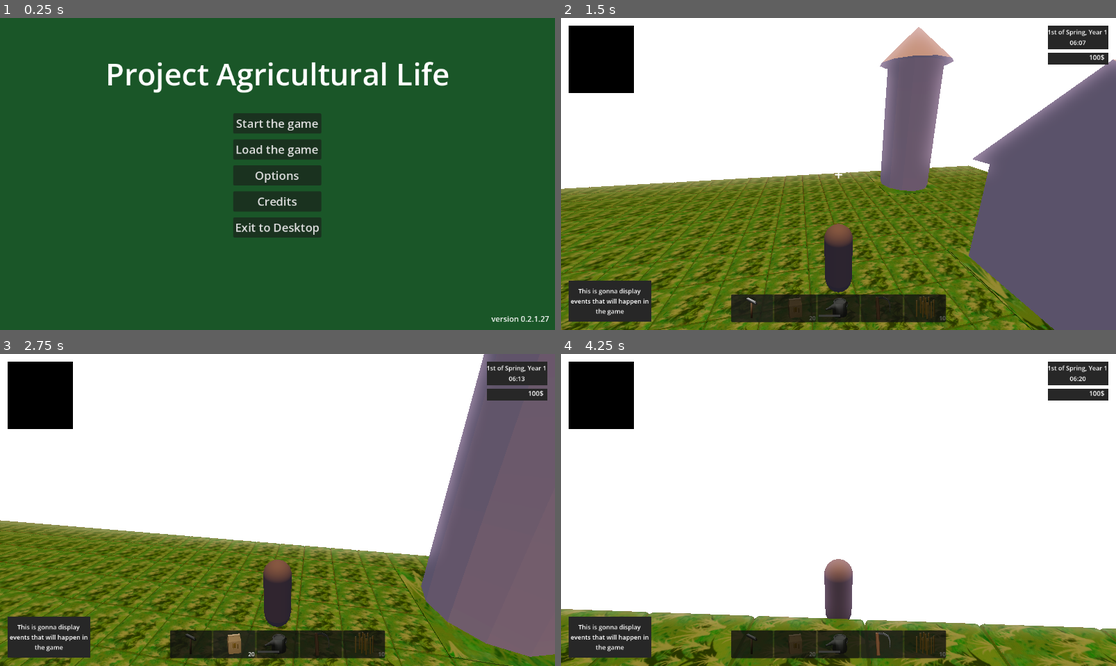
Above: before the commit, frames 1-4 (two rows, left to right).
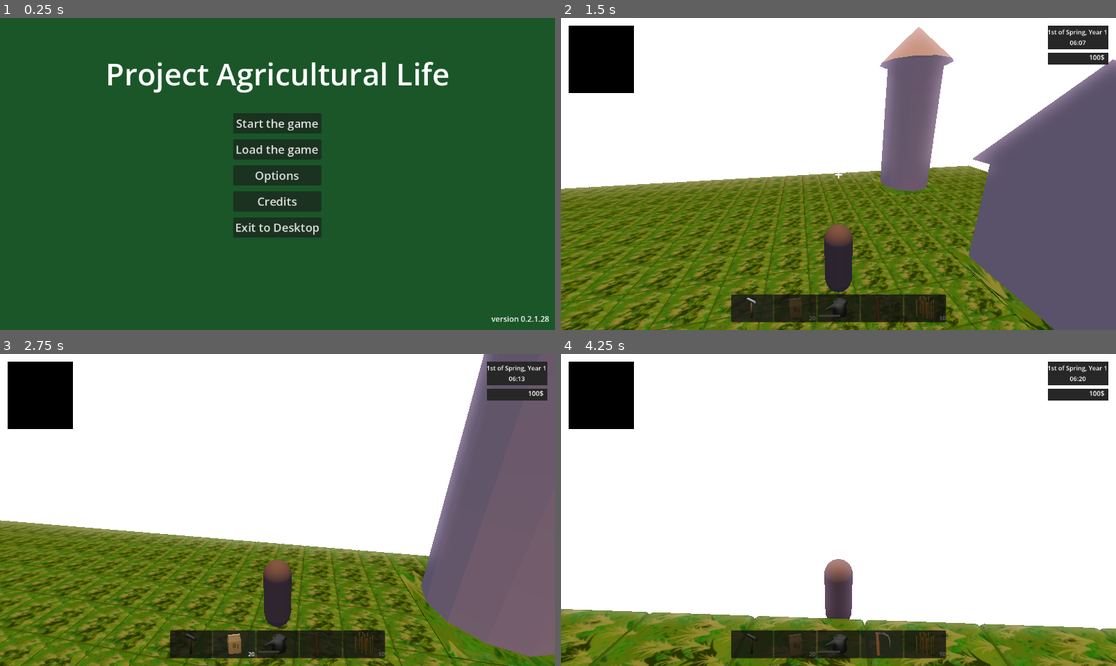
Above: after the commit, the same moments.

Repository: MatGalos/project-agriculural-life
Game: Godot game, scene res://Scenes/UIs/Menus/LaunchMenu/MainMenu.tscn
Same seed, same stepped clock (60 frames per second), same inputs: the game is played once before the commit and once after it.
Inputs (mouse positions are in pixels of both pictures, inside the frame that each line leads up to):
- Up to frame 1 (0.25 s): no input
- Up to frame 2 (1.5 s): click "Start the game" at 0.5 s; tap Enter at 1.25 s; move the mouse to (866, 174) at 1.27 s; hold W (move_forward) from 1.28 s (still down); tap 1 (hotbar_slot_1) at 1.35 s; click (866, 174) at 1.42 s
- Up to frame 3 (2.75 s): keep holding W (move_forward); move the mouse to (249, 510) at 2.02 s; tap 2 (hotbar_slot_2) at 2.1 s
- Up to frame 4 (4.25 s): keep holding W (move_forward); move the mouse to (849, 503) at 2.77 s; tap 3 (hotbar_slot_3) at 2.85 s; move the mouse to (832, 516) at 3.52 s; tap 4 (hotbar_slot_4) at 3.6 s; click (832, 516) at 3.67 s

The runs differ from the first frame. In frame 1, less than 0.1% of the frame differs, in the area x 98-99%, y 95-98%; in frame 2, 2.0%, in the area x 1-17%, y 84-98%; in frame 3, 2.0%; in frame 4, 2.0%.

Commit message:
Implemented backend for seasons

Diff:
--- a/Scenes/UIs/PlayerHUD/player_hud.tscn
+++ b/Scenes/UIs/PlayerHUD/player_hud.tscn
@@ -91,6 +91,7 @@
 metadata/_edit_use_anchors_ = true
 
 [node name="EventController" type="Control" parent="Root" unique_id=251260563]
+visible = false
 layout_mode = 1
 anchors_preset = 2
 anchor_top = 1.0
@@ -115,7 +116,6 @@
 anchor_bottom = 1.0
 grow_horizontal = 2
 grow_vertical = 2
-text = "This is gonna display events that will happen in the game"
 horizontal_alignment = 1
 vertical_alignment = 1
 autowrap_mode = 2
--- a/Scripts/Farming/CropData.gd
+++ b/Scripts/Farming/CropData.gd
@@ -19,3 +19,10 @@
 @export var days_to_ready: int = 4
 
 @export var harvest_amount: int = 1
+
+@export var allowed_seasons: Array[SeasonData.Season] = [
+	SeasonData.Season.SPRING
+]
+
+func can_grow_in_current_season() -> bool:
+	return allowed_seasons.has(TimeManager.get_current_season())
--- a/Scripts/GameManagers/TimeManager.gd
+++ b/Scripts/GameManagers/TimeManager.gd
@@ -79,13 +79,13 @@
 func get_season_name() -> String:
 	match current_month:
 		1:
-			return "Spring"
+			return get_current_season_display_name()
 		2:
-			return "Summer"
+			return get_current_season_display_name()
 		3:
-			return "Autumn"
+			return get_current_season_display_name()
 		4:
-			return "Winter"
+			return get_current_season_display_name()
 		_:
 			return "Unknown"
 
@@ -125,3 +125,29 @@
 				suffix = "rd"
 
 	return "%d%s" % [current_day, suffix]
+
+func get_current_season() -> SeasonData.Season:
+	match current_month:
+		1:
+			return SeasonData.Season.SPRING
+		2:
+			return SeasonData.Season.SUMMER
+		3:
+			return SeasonData.Season.AUTUMN
+		4:
+			return SeasonData.Season.WINTER
+		_:
+			return SeasonData.Season.SPRING
+
+func get_current_season_display_name() -> String:
+	match get_current_season():
+		SeasonData.Season.SPRING:
+			return "Spring"
+		SeasonData.Season.SUMMER:
+			return "Summer"
+		SeasonData.Season.AUTUMN:
+			return "Autumn"
+		SeasonData.Season.WINTER:
+			return "Winter"
+		_:
+			return "Unknown"
--- a/Scripts/GameManagers/ToolManager.gd
+++ b/Scripts/GameManagers/ToolManager.gd
@@ -113,6 +113,15 @@
 	var crop_data := _get_crop_data_for_seed(seed_item)
 
 	if crop_data == null:
+		return
+
+	if not crop_data.can_grow_in_current_season():
+		var message := "Cannot plant %s in %s" % [
+			crop_data.display_name,
+			TimeManager.get_current_season_display_name()
+		]
+		print(message)
+		_show_hud_event_message(message)
 		return
 
 	if not player_inventory.has_item(seed_item, 1):
@@ -190,3 +199,9 @@
 	var hotbar_ui := get_tree().get_first_node_in_group("hotbar_ui")
 	if hotbar_ui and hotbar_ui.has_method("refresh"):
 		hotbar_ui.refresh()
+
+
+func _show_hud_event_message(message: String) -> void:
+	var player_hud := get_tree().get_first_node_in_group("player_hud")
+	if player_hud and player_hud.has_method("show_event_message"):
+		player_hud.show_event_message(message)
--- /dev/null
+++ b/Scripts/Time/SeasonData.gd
@@ -0,0 +1,9 @@
+extends Resource
+class_name SeasonData
+
+enum Season {
+	SPRING,
+	SUMMER,
+	AUTUMN,
+	WINTER
+}
--- a/Scripts/UIs/PlayerHUD/player_hud.gd
+++ b/Scripts/UIs/PlayerHUD/player_hud.gd
@@ -2,6 +2,7 @@
 class_name PlayerHUD
 
 const CROSSHAIR_SIZE := 40.0
+const EVENT_MESSAGE_DURATION := 7.0
 
 @export var player_inventory: InventoryData
 @export var hoe_item: ItemData
@@ -32,6 +33,8 @@
 @onready var phone_panel: Control = $Root/PhonePanel
 @onready var storage_panel: StoragePanel = $Root/StoragePanel
 
+var _event_message_version := 0
+
 func _ready() -> void:
 	_setup_starting_inventory()
 	TimeManager.time_changed.connect(_on_time_changed)
@@ -42,6 +45,7 @@
 	quick_inventory_controller.refresh()
 	phone_panel.visible = false
 	storage_panel.close()
+	_hide_event_message()
 	MoneyManager.money_changed.connect(_on_money_changed)
 	_update_money_ui()
 	_update_layout()
@@ -224,6 +228,26 @@
 func is_any_game_menu_open() -> bool:
 	return is_inventory_open() or is_phone_open() or is_storage_open()
 
+func show_event_message(message: String, duration: float = EVENT_MESSAGE_DURATION) -> void:
+	if message.is_empty():
+		_hide_event_message()
+		return
+
+	_event_message_version += 1
+	var current_version := _event_message_version
+
+	event_label.text = message
+	event_controller.visible = true
+
+	await get_tree().create_timer(duration).timeout
+
+	if current_version == _event_message_version:
+		_hide_event_message()
+
+func _hide_event_message() -> void:
+	event_controller.visible = false
+	event_label.text = ""
+
 func _on_time_changed() -> void:
 	_update_time_ui()
 
--- a/project.godot
+++ b/project.godot
@@ -11,7 +11,7 @@
 [application]
 
 config/name="Project_Agricultural_life"
-config/version="0.2.1.27"
+config/version="0.2.1.28"
 run/main_scene="uid://bg2wnf0pafkqt"
 config/features=PackedStringArray("4.6", "Forward Plus")
 config/icon="res://Assets/Icons/AppIcons/icon.svg"
Not shown, added: Scripts/Time/SeasonData.gd.uid
Not shown, changed: README.md
